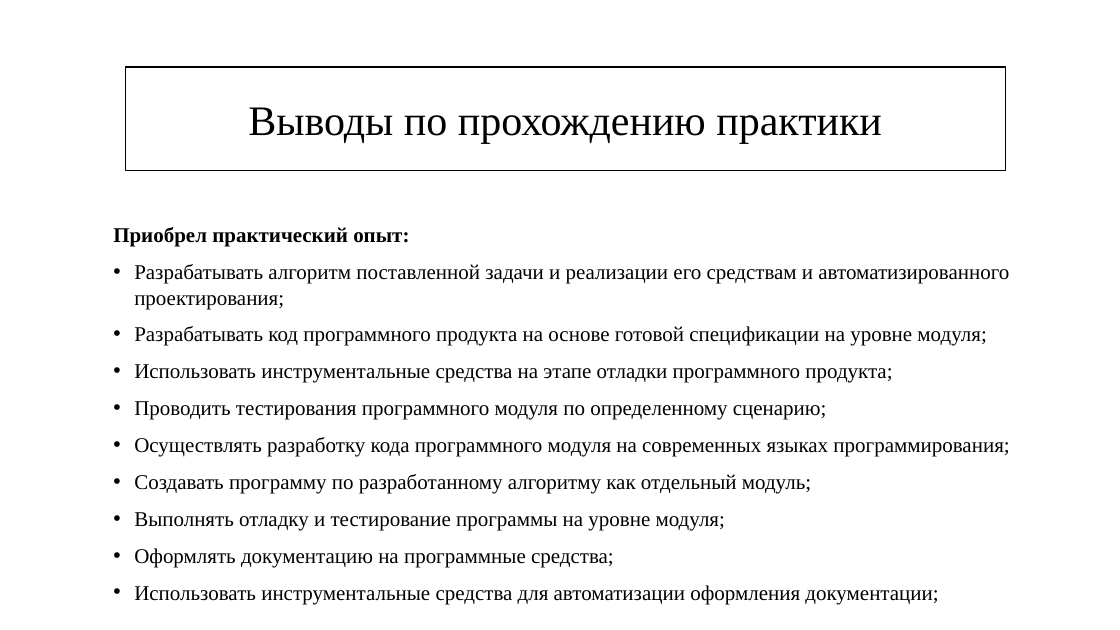
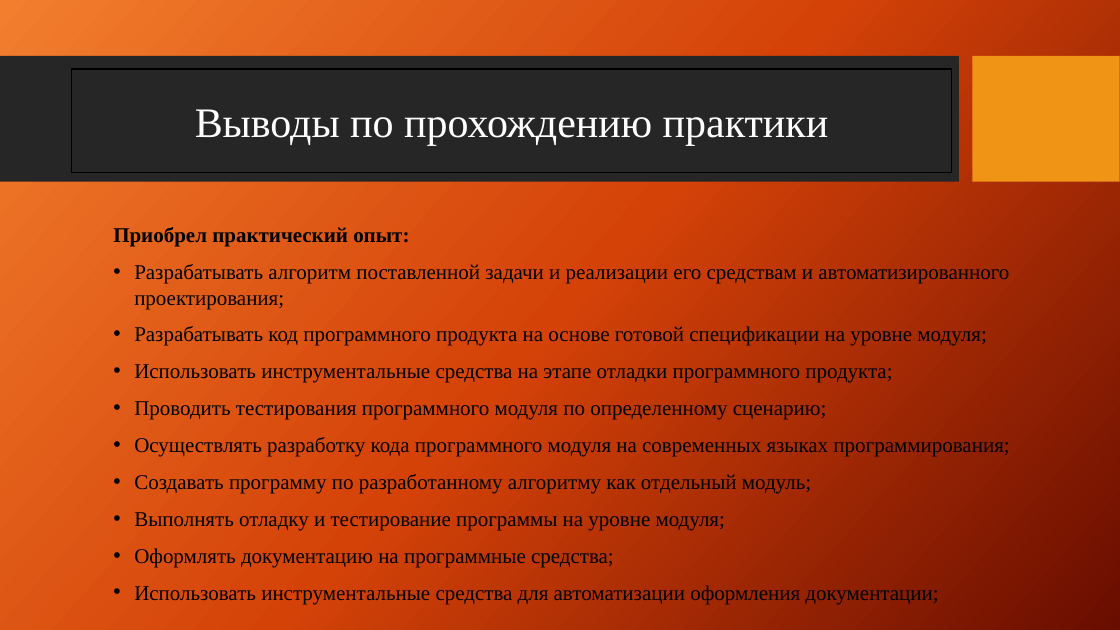
Before and after one commit to UlianovNikita/practic, a slide deck: slide 18 of Презентация по практике.pptx. Drawn at 1120x630 pixels with LibreOffice and Linux fonts; fonts in the diff are those of the drawing; background and template pictures are left out. Boxes give left, top, right and bottom in pixels: in the first picture for what was removed or moved away, otherwise in the second. Text is boxed around its words. In the diff, an @@ line names an element or a change of style, - is before the commit and + after.

```diff
--- a/Презентация по практике.pptx
+++ b/Презентация по практике.pptx
@@ background #FFFFFF to picture (left out) @@
@@ rectangle added at <box>0,56,959,182</box>, fill #262626 @@
@@ rectangle added at <box>973,56,1120,182</box>, fill #F09415 @@
@@ rectangle "Выводы по прохождению практики": place and size @@
-rectangle "Выводы по прохождению практики" at <box>125,67,1006,171</box>
+rectangle "Выводы по прохождению практики" at <box>71,69,952,172</box>
@@ rectangle "Выводы по прохождению практики" at <box>71,69,952,172</box>: text colour #000000 to #FFFFFF; fill #FFFFFF to none @@
```
Also in this commit, not shown: 17 other slides changed.
